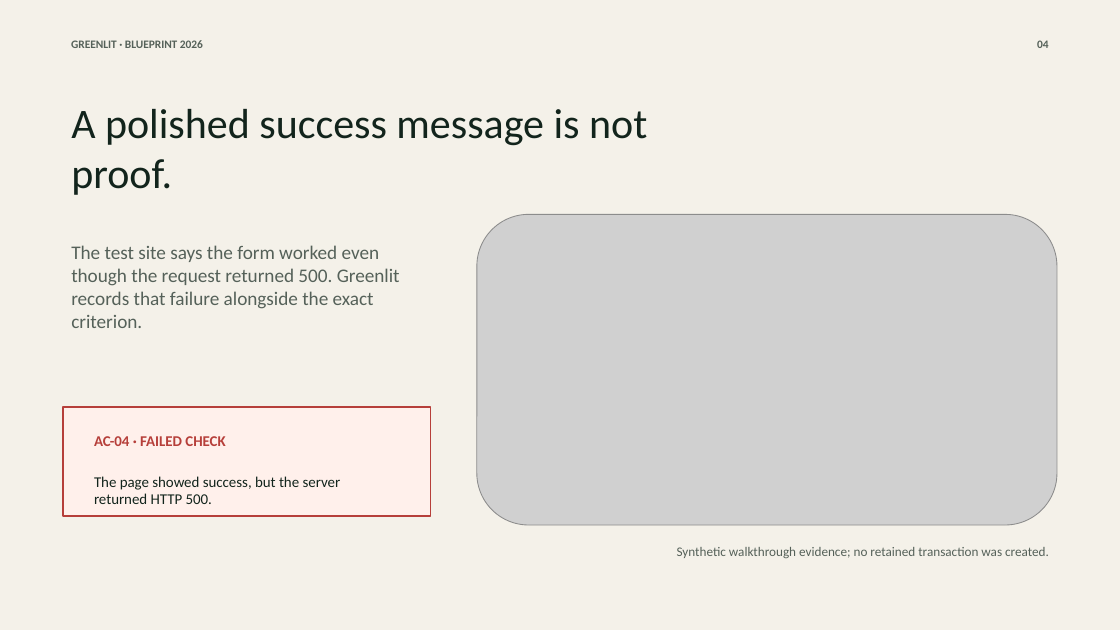
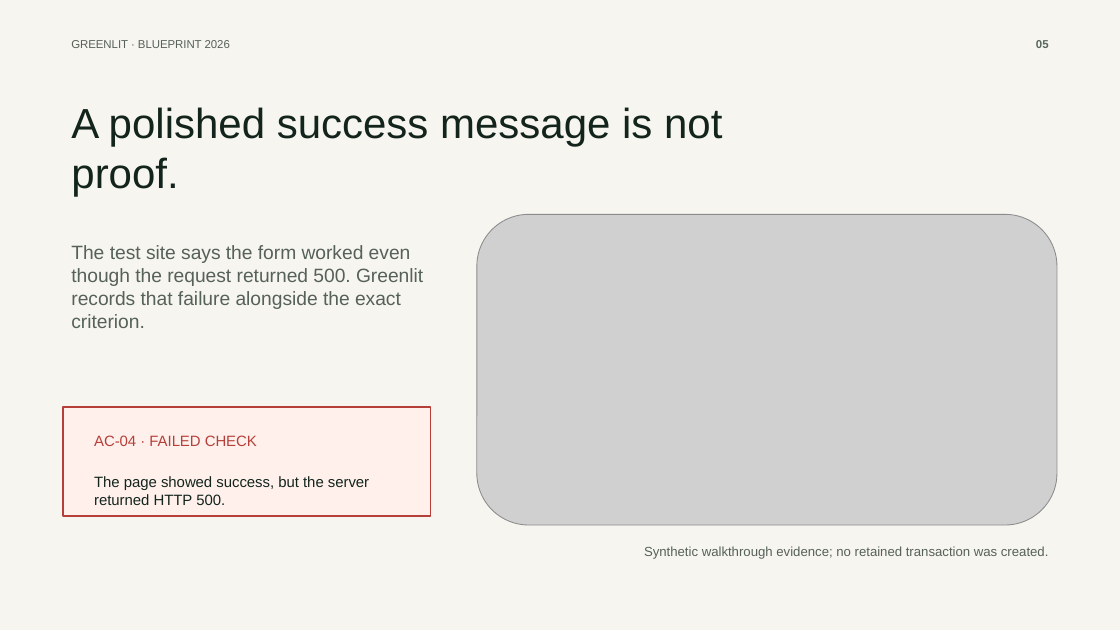
Before and after one commit to anayagarwalla-ai/greenlit, a slide deck: slide 5 of docs/hackathon/greenlit-blueprint-hackathon-deck.pptx (slide 4 before the commit). Drawn at 1120x630 pixels with LibreOffice and Linux fonts; fonts in the diff are those of the drawing; grey boxes stand for pictures. Boxes give left, top, right and bottom in pixels: in the first picture for what was removed or moved away, otherwise in the second. Text is boxed around its words. In the diff, an @@ line names an element or a change of style, - is before the commit and + after.

```diff
--- a/docs/hackathon/greenlit-blueprint-hackathon-deck.pptx
+++ b/docs/hackathon/greenlit-blueprint-hackathon-deck.pptx
@@ background #F4F1E9 to #F7F5EF @@
@@ text "GREENLIT · BLUEPRINT 2026" at <box>71,40,230,48</box>: font Calibri to Arial, bold off @@
@@ text at <box>1036,40,1049,48</box>: text changed; font Calibri to Arial; text colour #556159 to #56655D @@
-04
+05
@@ text "AC-04 · FAILED CHECK" at <box>94,435,257,446</box>: font Calibri to Arial, bold off @@
@@ font Calibri to Arial in 4 elements at <box>71,107,722,196</box>, <box>71,245,423,328</box>, <box>94,476,369,505</box>, <box>644,546,1049,559</box> @@
```
Also in this commit, not shown: 6 other slides changed, 3 slides added, 1 slide removed, 1 other file.
